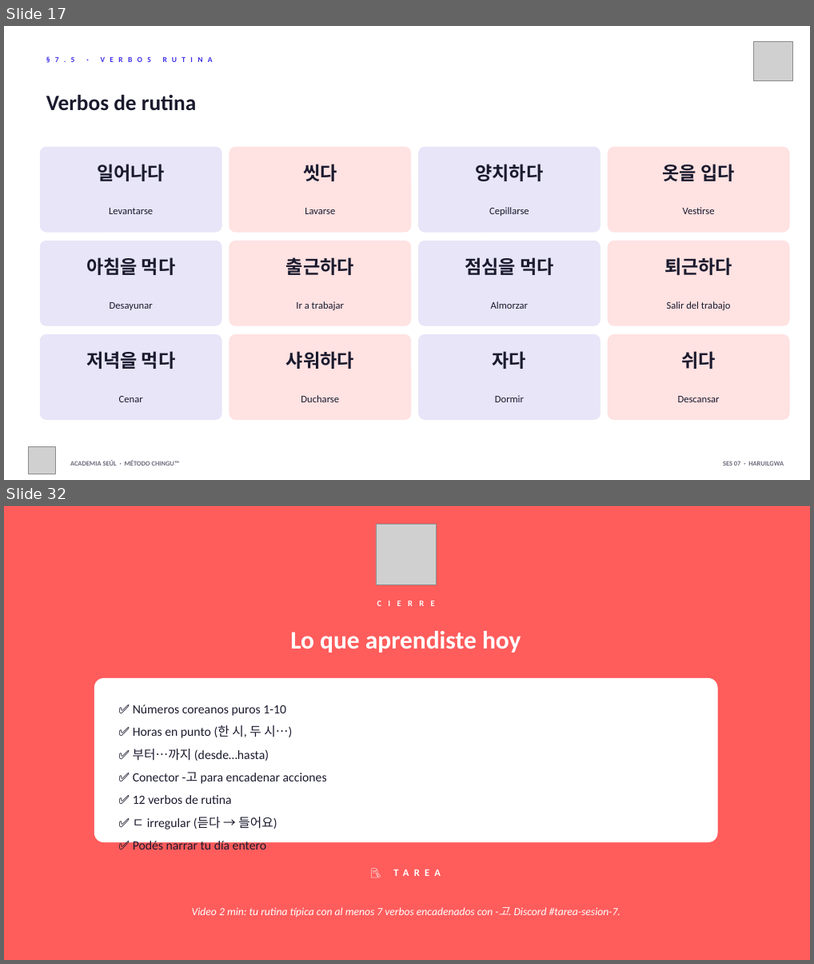
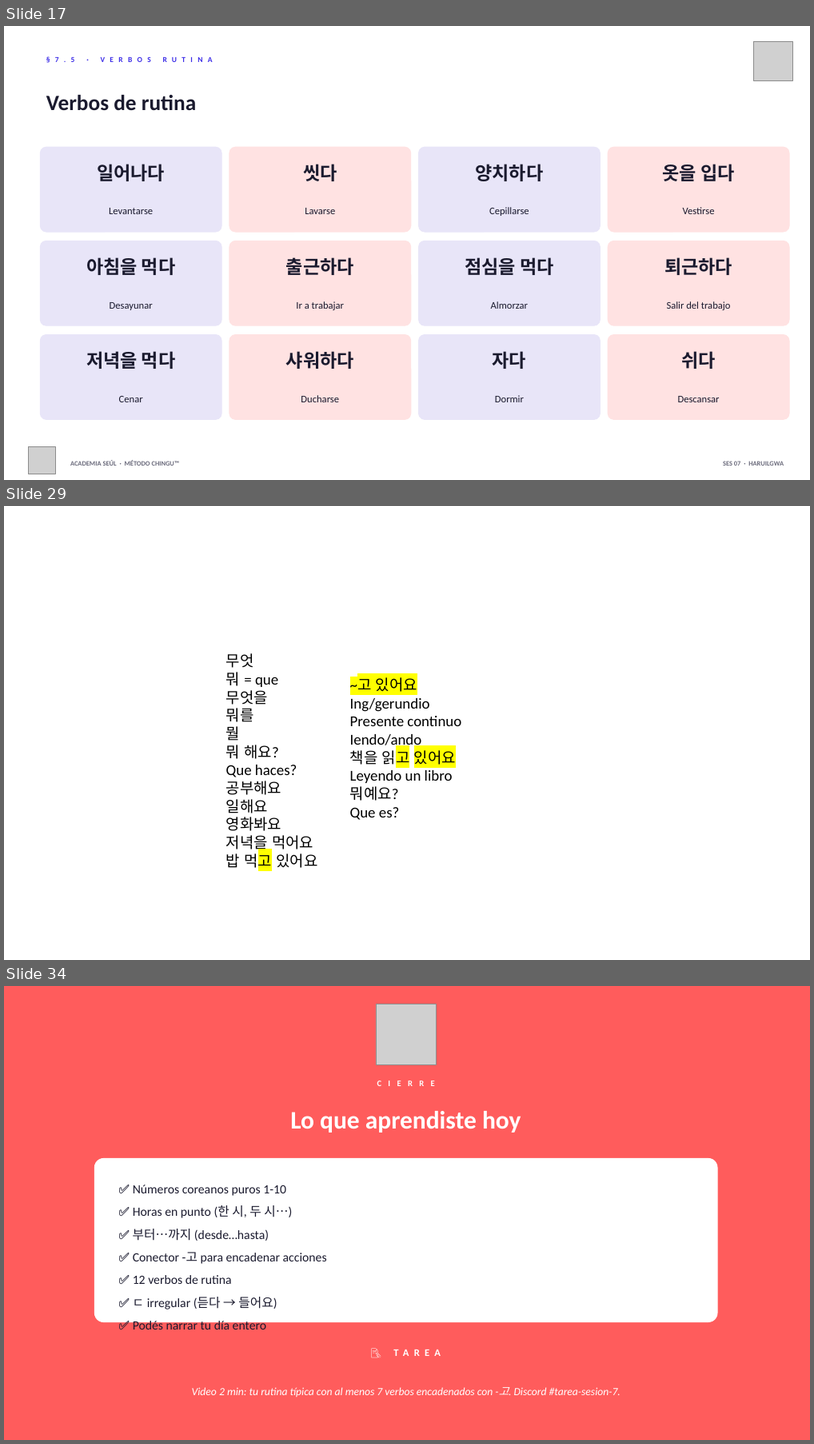
Before and after one commit to academiaseul/ACADEMIASEULWEB, a slide deck: A1_Nivel_1/07_Rutina_Diaria/Sesion_07_Rutina_Diaria_v2.pptx. Shown one above the other, each under a label of ours: slides 17 and 32 before the commit, slides 17, 29 and 34 after it; the slides between them are not shown. The pictures are 814x964 and 814x1444 pixels, drawn with LibreOffice and Linux fonts; fonts in the diff are those of the drawing; grey boxes stand for pictures; background and template pictures are left out. Boxes give left, top, right and bottom in pixels: in the first picture for what was removed or moved away, otherwise in the second. Text is boxed around its words. In the diff, an @@ line names an element or a change of style, - is before the commit and + after.

```diff
--- a/A1_Nivel_1/07_Rutina_Diaria/Sesion_07_Rutina_Diaria_v2.pptx
+++ b/A1_Nivel_1/07_Rutina_Diaria/Sesion_07_Rutina_Diaria_v2.pptx
@@ slide 29 added at (4,506,810,960), background picture (left out) @@
@@ text added at (226,653,318,870), 18 pt, text #000000 @@
+무엇
+뭐 = que
+무엇을
+뭐를
+뭘
+뭐 해요?
+Que haces?
+공부해요
+일해요
+영화봐요
+저녁을 먹어요
+밥 먹고 있어요
@@ text added at (350,677,462,820), 18 pt, text #000000 @@
+~고 있어요
+Ing/gerundio
+Presente continuo
+Iendo/ando
+책을 읽고 있어요
+Leyendo un libro
+뭐예요?
+Que es?
@@ what was slide 32 is now slide 34 @@
```
Also in this commit, not shown: 2 slides changed, 10 other slides added, 9 slides removed, 41 other files.
